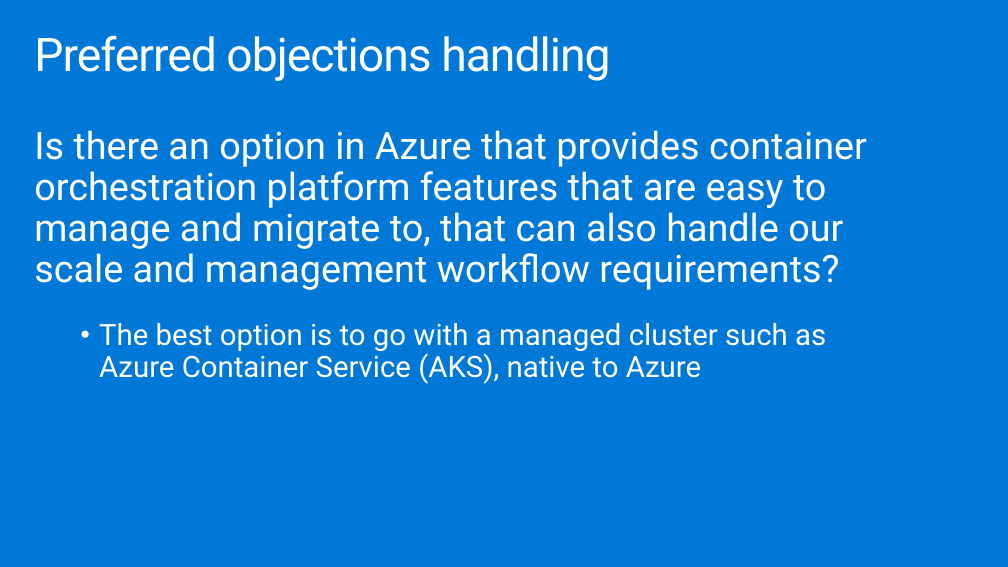
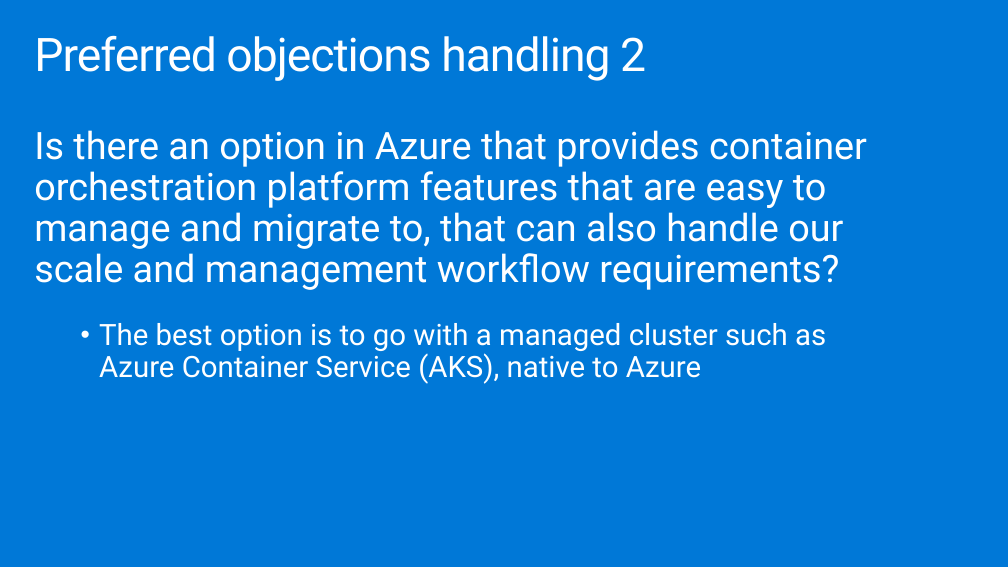
Before and after one commit to watson-enlighten/MCW-Cloud-native-applications, a slide deck: slide 21 of Whiteboard design session/WDS trainer presentation - Cloud-native applications.pptx. Drawn at 1008x567 pixels with LibreOffice and Linux fonts; fonts in the diff are those of the drawing. Boxes give left, top, right and bottom in pixels: in the first picture for what was removed or moved away, otherwise in the second. Text is boxed around its words. In the diff, an @@ line names an element or a change of style, - is before the commit and + after.

```diff
--- a/Whiteboard design session/WDS trainer presentation - Cloud-native applications.pptx
+++ b/Whiteboard design session/WDS trainer presentation - Cloud-native applications.pptx
@@ title at <box>34,35,646,81</box>: text changed @@
-Preferred objections handling
+Preferred objections handling 2
```
Also in this commit, not shown: 7 other slides changed, 6 other files.
